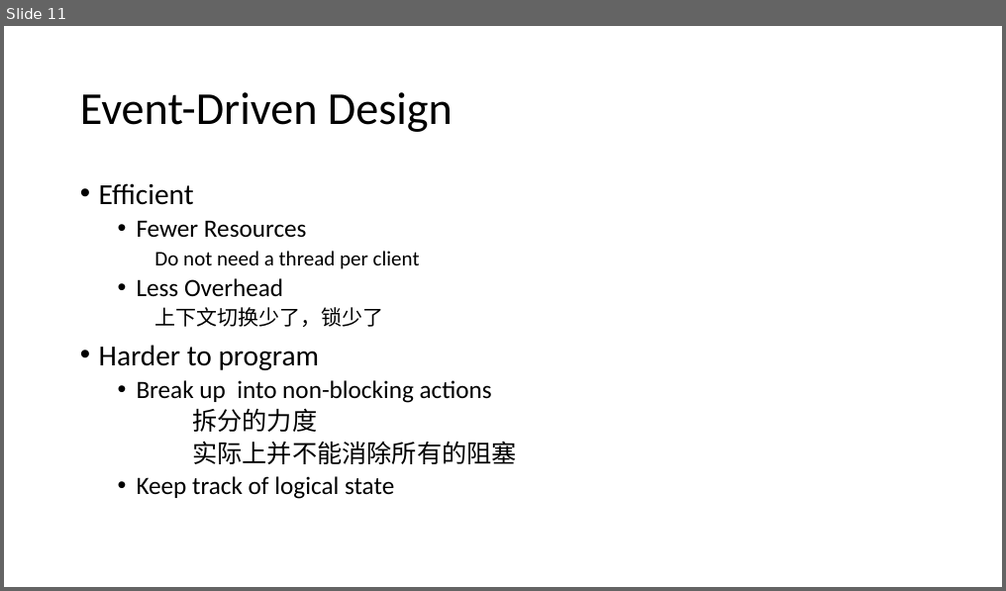
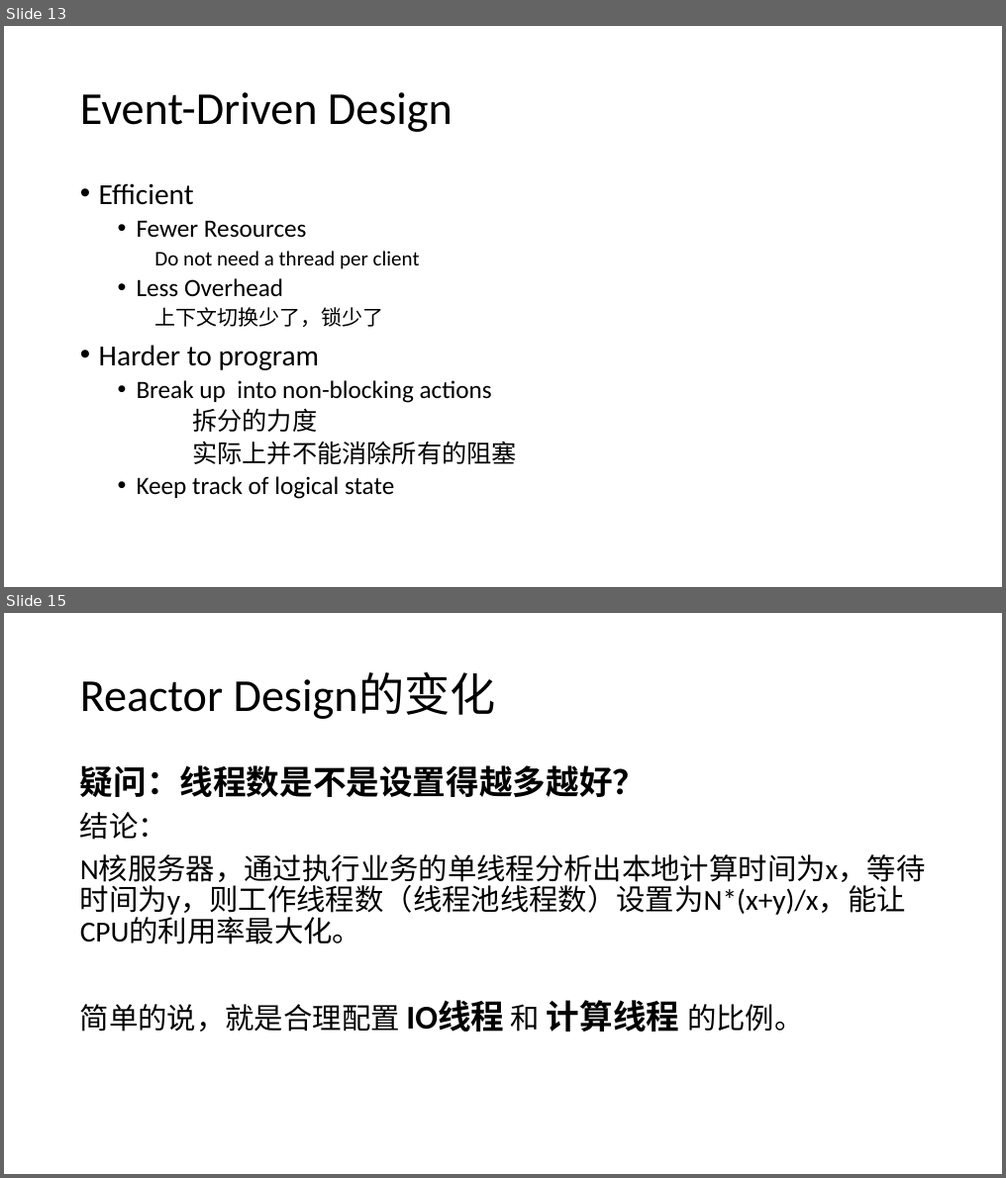
Before and after one commit to zy475459736/progress, a slide deck: io/Netty.pptx. Shown one above the other, each under a label of ours: slide 11 before the commit, slides 13 and 15 after it; the slides between them are not shown. The pictures are 1006x591 and 1006x1178 pixels, drawn with LibreOffice and Linux fonts; fonts in the diff are those of the drawing. Boxes give left, top, right and bottom in pixels: in the first picture for what was removed or moved away, otherwise in the second. Text is boxed around its words. In the diff, an @@ line names an element or a change of style, - is before the commit and + after.

```diff
--- a/io/Netty.pptx
+++ b/io/Netty.pptx
@@ slide 15 added at box(4, 613, 1002, 1174), background #FFFFFF @@
@@ title added at box(80, 673, 496, 719), 44 pt, text #000000 @@
+Reactor Design的变化
@@ text added at box(80, 765, 926, 1032), 28 pt, text #000000 @@
+疑问：线程数是不是设置得越多越好？
+结论：
+N核服务器，通过执行业务的单线程分析出本地计算时间为x，等待时间为y，则工作线程数（线程池线程数）设置为N*(x+y)/x，能让CPU的利用率最大化。
+简单的说，就是合理配置 IO线程 和 计算线程 的比例。
@@ what was slide 11 is now slide 13 @@
```
Also in this commit, not shown: 5 slides changed, 4 other slides added, 3 slides removed.
